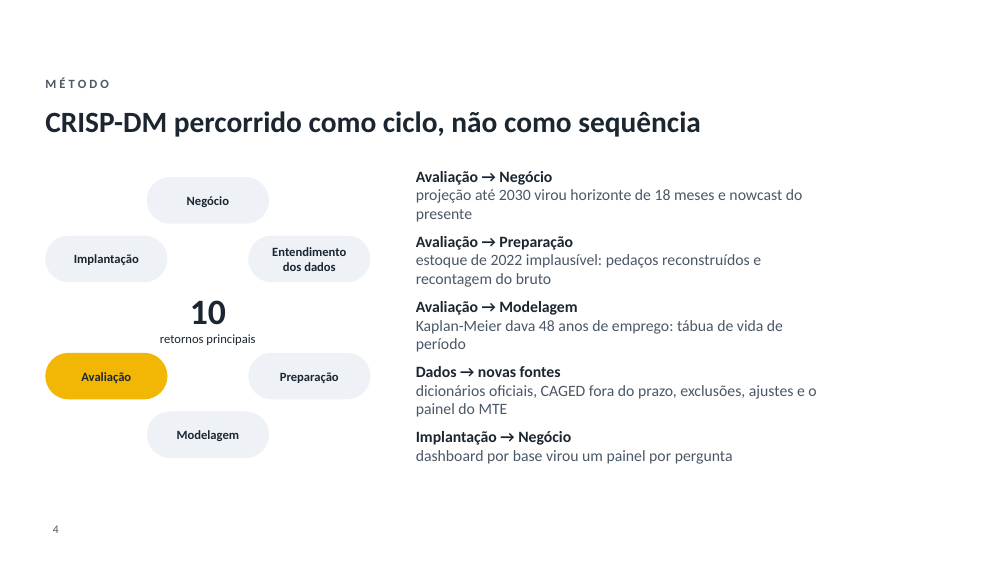
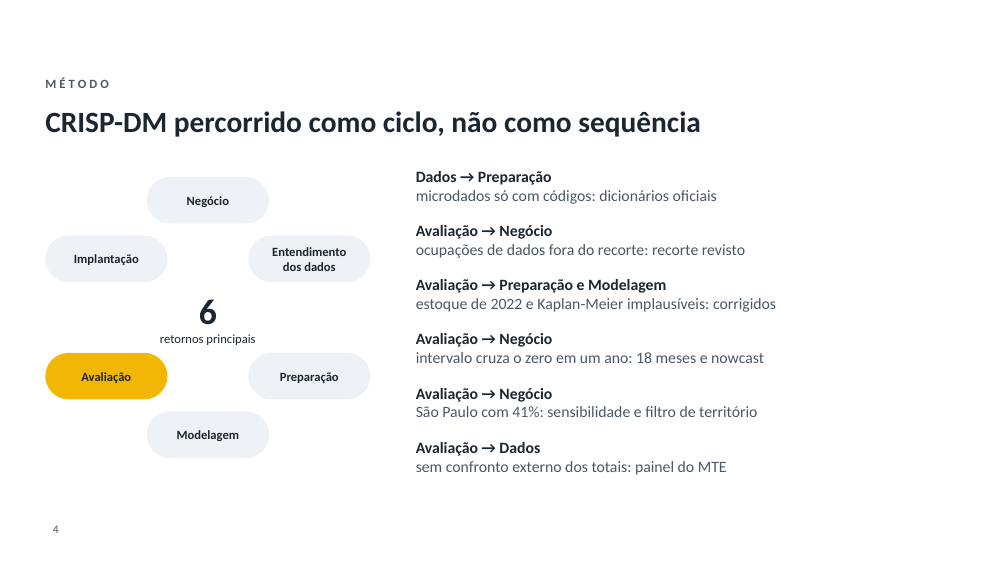
Before and after one commit to GianSE/mercadotech, a slide deck: slide 4 of apresentacao/apresentacao-tcc2.pptx. Drawn at 1008x567 pixels with LibreOffice and Linux fonts; fonts in the diff are those of the drawing; background and template pictures are left out. Boxes give left, top, right and bottom in pixels: in the first picture for what was removed or moved away, otherwise in the second. Text is boxed around its words. In the diff, an @@ line names an element or a change of style, - is before the commit and + after.

```diff
--- a/apresentacao/apresentacao-tcc2.pptx
+++ b/apresentacao/apresentacao-tcc2.pptx
@@ text at [416,171,717,204]: text changed @@
-Avaliação → Negócio
-projeção até 2030 virou horizonte de 18 meses e nowcast do presente
+Dados → Preparação
+microdados só com códigos: dicionários oficiais
@@ text at [416,225,745,258]: text changed @@
-Avaliação → Preparação
-estoque de 2022 implausível: pedaços reconstruídos e recontagem do bruto
+Avaliação → Negócio
+ocupações de dados fora do recorte: recorte revisto
@@ text at [199,299,217,325]: text changed @@
-10
+6
@@ text at [416,279,776,312]: text changed @@
-Avaliação → Modelagem
-Kaplan-Meier dava 48 anos de emprego: tábua de vida de período
+Avaliação → Preparação e Modelagem
+estoque de 2022 e Kaplan-Meier implausíveis: corrigidos
@@ text at [416,333,764,363]: text changed @@
-Dados → novas fontes
-dicionários oficiais, CAGED fora do prazo, exclusões, ajustes e o painel do MTE
+Avaliação → Negócio
+intervalo cruza o zero em um ano: 18 meses e nowcast
@@ text at [416,388,757,417]: text changed @@
-Implantação → Negócio
-dashboard por base virou um painel por pergunta
+Avaliação → Negócio
+São Paulo com 41%: sensibilidade e filtro de território
@@ text added at [416,442,727,475], 15 pt, text #4A5866 @@
+Avaliação → Dados
+sem confronto externo dos totais: painel do MTE
```
Also in this commit, not shown: 12 other slides changed, 1 other file.
